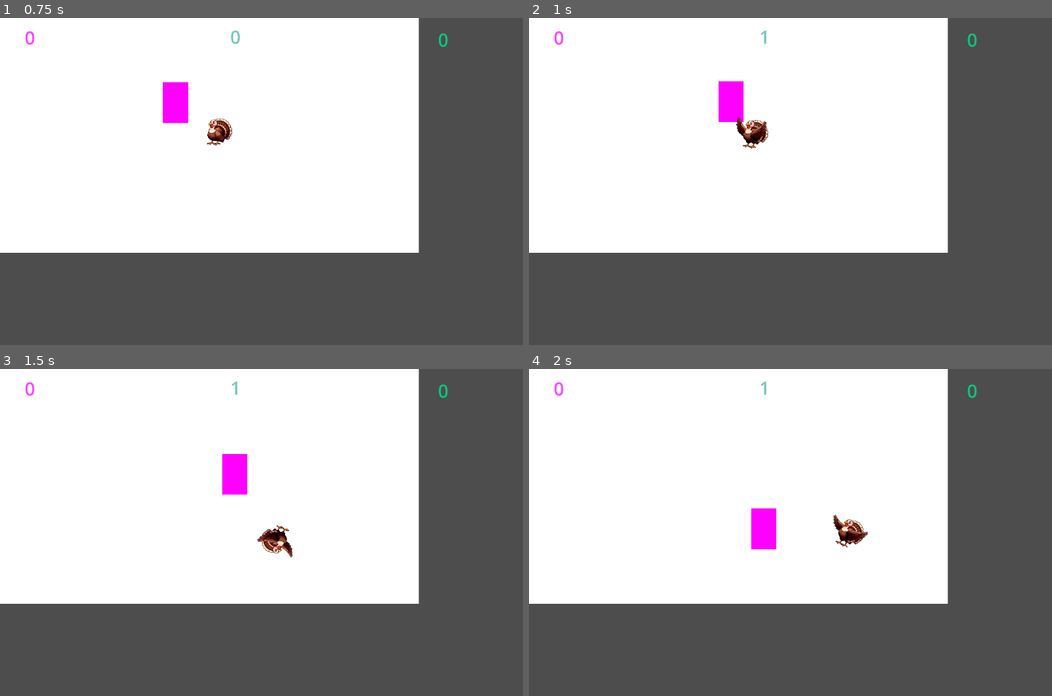
Above: before the commit, frames 1-4 (two rows, left to right).
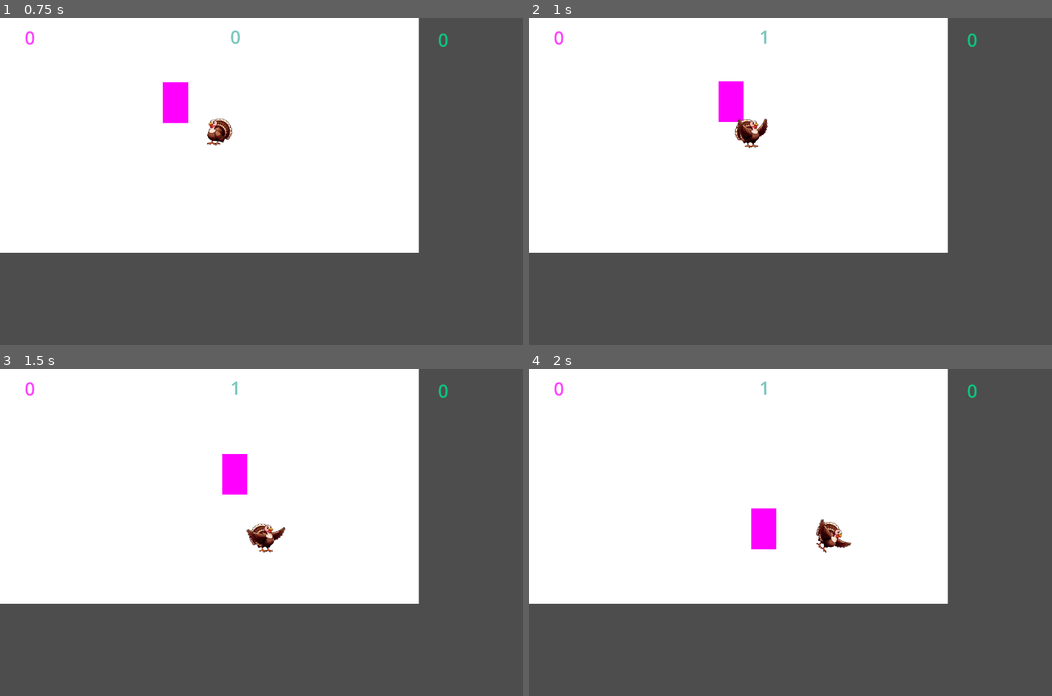
Above: after the commit, the same moments.

Repository: turkey-ball/turkey-ball
Game: Godot game, scene res://game.tscn
The game is run twice, just before and just after one commit, with the same random seed, the same clock (stepped at 60 frames per second) and the same inputs.
Inputs:
- Up to frame 1 (0.75 s): tap Enter at 0.5 s; hold Right (ui_right) from 0.53 s (still down)
- Up to frame 2 (1 s): keep holding Right (ui_right)
- Up to frame 3 (1.5 s): release Right (ui_right) at 1.28 s; hold Down (ui_down) from 1.28 s (still down)
- Up to frame 4 (2 s): keep holding Down (ui_down)

Frame 1 is identical in both runs. In frame 2, 0.4% of the frame differs, in the area x 39-46%, y 30-40%; in frame 3, 0.5%; in frame 4, 0.7%, in the area x 54-65%, y 44-57%.

Commit message:
turkey movement not complete

Diff:
--- a/Scripts/turkey.gd
+++ b/Scripts/turkey.gd
@@ -1,8 +1,11 @@
 extends RigidBody2D
 var status = 0
 var idle_time = 0
-var velocity = 1
+var moving = true
 const TURKEY_WEIGHT = 1
+var rnd = RandomNumberGenerator.new()
+var rnd_nmb1 = rnd.randf_range(-1.0, 1.0)
+var rnd_nmb2 = rnd.randf_range(-1.0, 1.0)
 # 0: idle
 # 1: move random
 # 2: moves from player
@@ -17,35 +20,45 @@
 
 # Called every frame. 'delta' is the elapsed time since the previous frame.
 func _process(_delta):
-	"""
+	print(constant_force)
 	print(rotation_degrees)
-	if rotation_degrees > 1:
-		rotation_degrees -= _delta*5
-	elif rotation_degrees < -1:
-		rotation_degrees += _delta*5
-	if rotation_degrees > -3 and rotation_degrees < 3:
-		status = 0
-	"""
+	apply_torque(rotation_degrees*-0.5)
+	var slow = 60
+
+	if linear_velocity[0] >0 :
+		$animation.flip_h = true
+	if linear_velocity[0] <0 :
+		$animation.flip_h = false
+	if abs(linear_velocity[0]) < slow and abs(linear_velocity[1]) < slow:
+		moving = false
+
+	if (rotation_degrees > -3 and rotation_degrees < 3 and !moving):
+		print ("change status")
+		print ("aktueller status: ", status)
+		#rotation = 0
+		#linear_velocity = Vector2(0,0)
+		#status = 0
+
 	if status == 0:
 		$animation.play("idle")
 		idle_time += 1
-		if idle_time > 100:
+		if idle_time > 200:
+			rnd_nmb1 = rnd.randf_range(-1.0, 1.0)*0.3
+			rnd_nmb2 = rnd.randf_range(-1.0, 1.0)*0.3
 			status = 1
 	elif status == 1:
+		moving = true
 		$animation.play("walk")
-		if (velocity < 0.5):
-			status = 0
-			idle_time = 0
+		apply_impulse(Vector2(rnd_nmb1,rnd_nmb2))
 	elif status == 2:
 		$animation.play("walk")
-		if (velocity < 0.5):
-			status = 0
-			idle_time = 0
+
 	elif status == 3:
+		moving = true
 		$animation.play("wingflap", 1.5) # je nach härte des kicks anpassbar
-		if (velocity < 0.5):
-			status = 0
-			idle_time = 0
+		#if (velocity < 0.5):
+			#status = 0
+			#idle_time = 0
 	pass
 
 """
@@ -71,9 +84,9 @@
 	if body.name == "Player":
 		linear_velocity = Vector2(0,0)
 		var new_direction = position - body.position
-		apply_impulse(new_direction * 5)
+		linear_velocity = new_direction
+		apply_impulse(new_direction * 3)
 		inertia = TURKEY_WEIGHT
-		apply_torque(500)
 		$scream1.play()
 		status = 3
 
Not shown: 1 places in Scenes/player.tscn that only renumber resources
